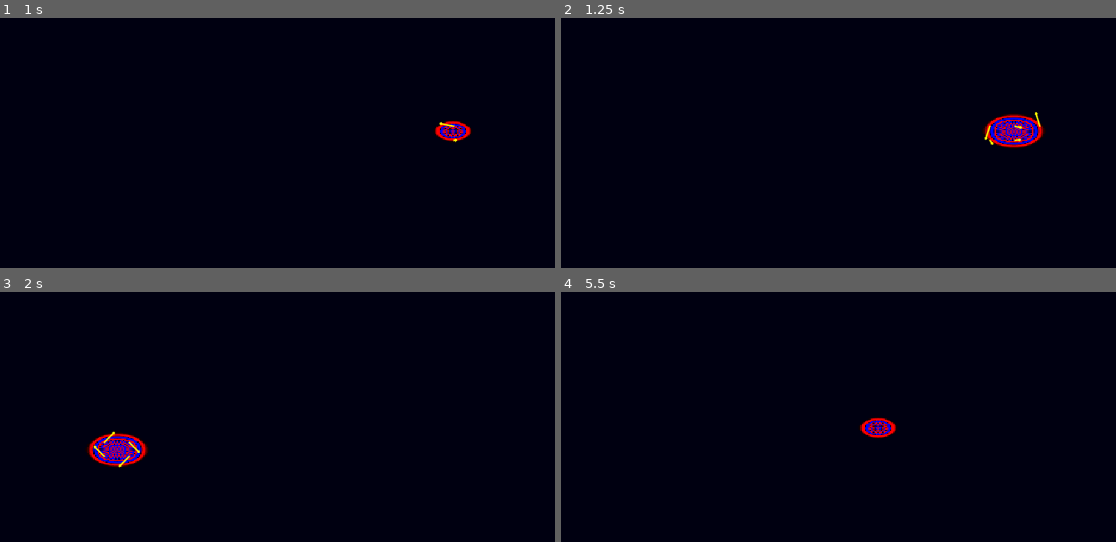
Above: before the commit, frames 1-4 (two rows, left to right).
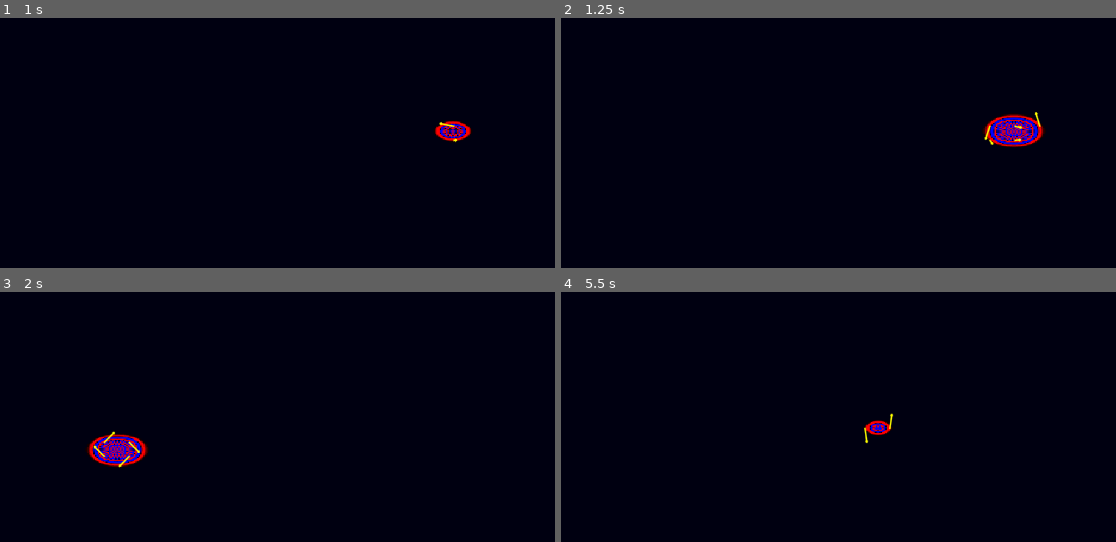
Above: after the commit, the same moments.

Repository: mjXmsdgh/Maxwellsequations
Game: Godot game, scene res://scene/main.tscn
Same seed, same stepped clock (60 frames per second), same inputs: the game is played once before the commit and once after it. The project has no main scene, so this scene is started directly.
Inputs (mouse positions are in pixels of both pictures, inside the frame that each line leads up to):
- Up to frame 1 (1 s): tap Enter at 0.5 s; move the mouse to (455, 130) at 0.52 s; tap R at 0.6 s; click (455, 130) at 0.67 s
- Up to frame 2 (1.25 s): no input
- Up to frame 3 (2 s): move the mouse to (116, 449) at 1.27 s; tap R at 1.35 s; click (116, 449) at 1.42 s
- Up to frame 4 (5.5 s): move the mouse to (916, 329) at 2.02 s; tap R every 0.75 s from 2.1 to 5.1 s; click (916, 329) at 2.17 s; move the mouse to (799, 517) at 2.77 s; click (799, 517) at 2.92 s; move the mouse to (1077, 494) at 3.52 s; click (1077, 494) at 3.67 s; move the mouse to (599, 359) at 4.27 s; click (599, 359) at 4.42 s; move the mouse to (877, 427) at 5.02 s; click (877, 427) at 5.17 s

Frame 1 is identical in both runs. In frame 2, less than 0.1% of the frame differs, in the area x 78-85%, y 48-52%; in frame 3, 0.1%; in frame 4, 0.4%, in the area x 53-61%, y 48-61%.

Commit message:
Add optical fiber setup to simulation initialization
Introduces the _setup_optical_fiber() function to configure the initial medium (optical fiber) in the simulation. The function sets up the cladding and core regions with specified refractive indices and dimensions, and is called during initialization and after simulation reset. Also refactors INVALID_GRID_POS to a local constant.

Diff:
--- a/script/main_controller.gd
+++ b/script/main_controller.gd
@@ -1,6 +1,9 @@
 # main_controller.gd
 
 extends Control
+
+# --- 定数 ---
+const INVALID_GRID_POS = Vector2i(-1, -1)
 
 # --- 子ノードへの参照 ---
 @onready var texture_rect: TextureRect = $TextureRect
@@ -17,6 +20,9 @@
 	# 2. 作成したエンジンの初期化処理を呼び出す
 	engine.initialize()
 
+	# 3. シミュレーションの初期媒質（光ファイバー）を設定する
+	_setup_optical_fiber()
+
 	# SimulationView (TextureRectにアタッチされている) の初期化
 	texture_rect.initialize_view(engine)
 
@@ -28,6 +34,29 @@
 
 	# 4. 動作確認のため、コンソールにメッセージを出力する
 	print("MainController: Ready! FDTD Engine initialized.")
+
+
+# 光ファイバー構造をセットアップする関数
+func _setup_optical_fiber():
+	# グリッドの中央Y座標
+	var center_y = engine.GRID_HEIGHT / 2
+
+	# クラッド（外層）のパラメータ
+	var clad_height = 20
+	var clad_n = 1.45
+	var clad_start = Vector2i(0, center_y - clad_height / 2)
+	var clad_end = Vector2i(engine.GRID_WIDTH - 1, center_y + clad_height / 2)
+
+	# コア（内層）のパラメータ
+	var core_height = 10
+	var core_n = 1.50
+	var core_start = Vector2i(0, center_y - core_height / 2)
+	var core_end = Vector2i(engine.GRID_WIDTH - 1, center_y + core_height / 2)
+
+	# 媒質を設定（必ずクラッド -> コアの順で描画）
+	engine.add_medium_rect(clad_start, clad_end, clad_n)
+	engine.add_medium_rect(core_start, core_end, core_n)
+	print("Optical fiber setup complete.")
 
 
 # 毎フレーム呼ばれる（描画更新に適している）
@@ -56,7 +85,7 @@
 	var rect_size = texture_rect.size
 	# rect_sizeが0だとゼロ除算エラーになるのを防ぐ
 	if rect_size.x == 0 or rect_size.y == 0:
-		return FDTDSimulator.INVALID_GRID_POS
+		return INVALID_GRID_POS
 
 	var grid_x = int(local_pos.x / rect_size.x * engine.GRID_WIDTH)
 	var grid_y = int(local_pos.y / rect_size.y * engine.GRID_HEIGHT)
@@ -65,14 +94,14 @@
 	if grid_x >= 0 and grid_x < engine.GRID_WIDTH and grid_y >= 0 and grid_y < engine.GRID_HEIGHT:
 		return Vector2i(grid_x, grid_y)
 	else:
-		return FDTDSimulator.INVALID_GRID_POS
+		return INVALID_GRID_POS
 
 # 何か入力があったときに呼ばれる
 func _input(event):
 	# マウスの左ボタンが「押された」瞬間に一度だけ波源を追加する
 	if event is InputEventMouseButton and event.pressed and event.button_index == MOUSE_BUTTON_LEFT:
 		var grid_pos = get_mouse_grid_pos()
-		if grid_pos != FDTDSimulator.INVALID_GRID_POS:
+		if grid_pos != INVALID_GRID_POS:
 			engine.add_source(grid_pos.x, grid_pos.y, 5.0) # 強さは仮に5.0
 			print("MainController: Source added at grid position ", grid_pos)
 
@@ -80,4 +109,6 @@
 	if event is InputEventKey and event.pressed and not event.is_echo():
 		if event.keycode == KEY_R:
 			engine.reset()
+			# リセット後にファイバーを再設定
+			_setup_optical_fiber()
 			print("MainController: Simulation reset.")
